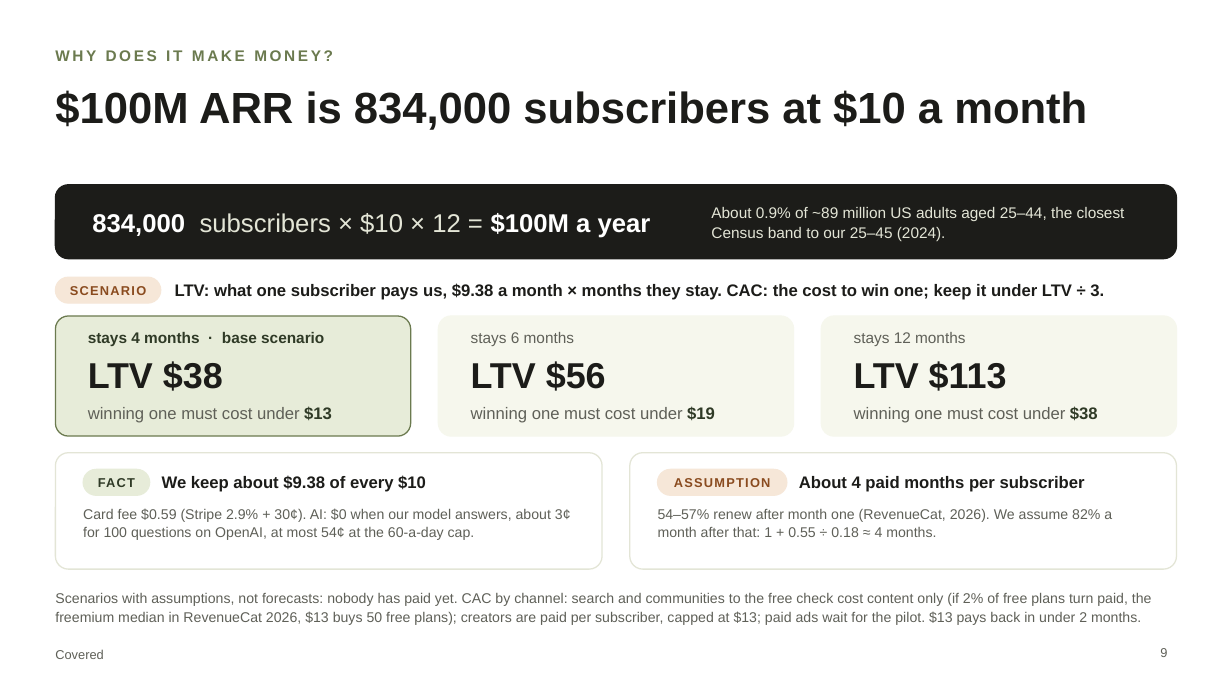
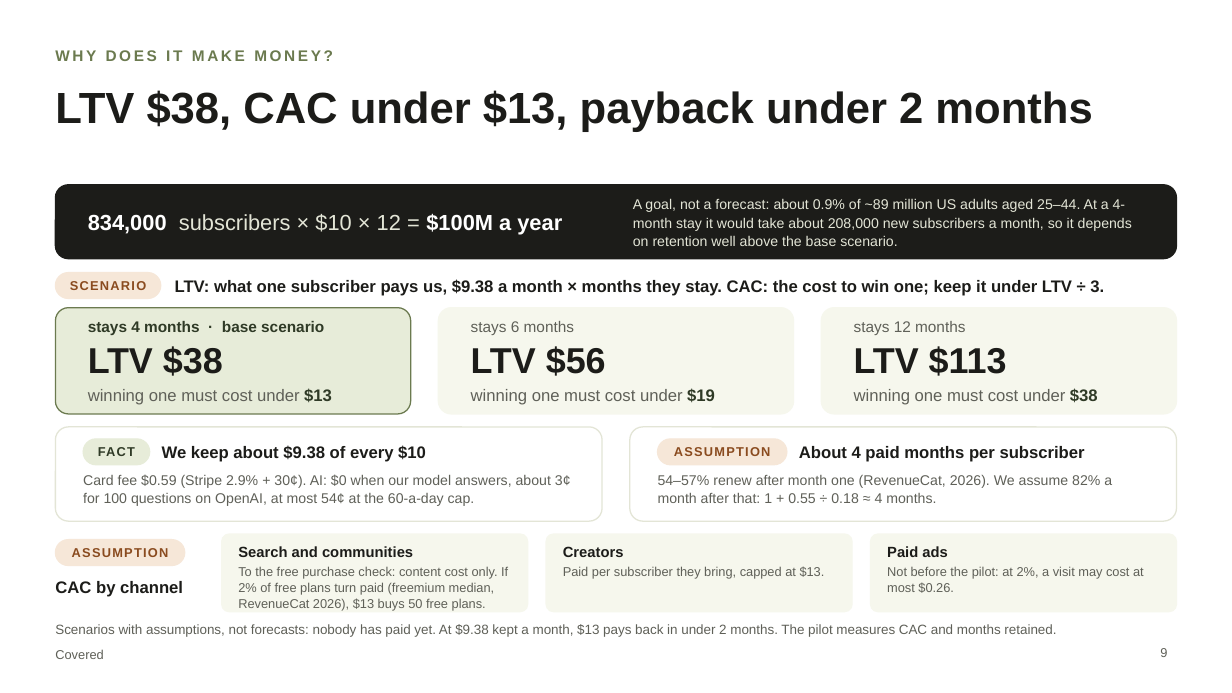
Before and after one commit to chinusoid/FractureTeam, a slide deck: slide 9 of pitch/covered-pitch.pptx. Drawn at 1232x693 pixels with LibreOffice and Linux fonts; fonts in the diff are those of the drawing. Boxes give left, top, right and bottom in pixels: in the first picture for what was removed or moved away, otherwise in the second. Text is boxed around its words. In the diff, an @@ line names an element or a change of style, - is before the commit and + after.

```diff
--- a/pitch/covered-pitch.pptx
+++ b/pitch/covered-pitch.pptx
@@ title at bbox=[55, 90, 1092, 132]: text changed @@
-$100M ARR is 834,000 subscribers at $10 a month
+LTV $38, CAC under $13, payback under 2 months
@@ text "834,000 subscribers × $10 × ..." at bbox=[88, 213, 562, 235]: size 20 to 17 pt @@
@@ text at bbox=[633, 198, 1132, 246]: text changed; size 12 to 11 pt @@
-About 0.9% of ~89 million US adults aged 25–44, the closest Census band to our 25–45 (2024).
+A goal, not a forecast: about 0.9% of ~89 million US adults aged 25–44. At a 4-month stay it would take about 208,000 new subscribers a month, so it depends on retention well above the base scenario.
@@ 2 texts, 1 rounded rectangle: place and size @@
-2 texts, 1 rounded rectangle at bbox=[55, 277, 1104, 303]
+2 texts, 1 rounded rectangle at bbox=[55, 273, 1104, 299]
@@ rounded rectangle: place and size @@
-rounded rectangle at bbox=[55, 316, 410, 436]
+rounded rectangle at bbox=[55, 308, 410, 414]
@@ rounded rectangle: place and size @@
-rounded rectangle at bbox=[438, 316, 793, 436]
+rounded rectangle at bbox=[438, 308, 793, 414]
@@ rounded rectangle: place and size @@
-rounded rectangle at bbox=[822, 316, 1177, 436]
+rounded rectangle at bbox=[822, 308, 1177, 414]
@@ 3 texts: place and size @@
-3 texts at bbox=[88, 332, 965, 346]
+3 texts at bbox=[88, 321, 965, 335]
@@ 6 texts: place and size @@
-6 texts at bbox=[88, 361, 1098, 423]
+6 texts at bbox=[88, 346, 1098, 405]
@@ rounded rectangle: place and size @@
-rounded rectangle at bbox=[55, 453, 603, 569]
+rounded rectangle at bbox=[55, 427, 603, 521]
@@ proportions changed in 5 elements at bbox=[55, 308, 410, 414], bbox=[438, 308, 793, 414], bbox=[822, 308, 1177, 414], bbox=[55, 427, 603, 521], bbox=[630, 427, 1177, 521] @@
@@ rounded rectangle: place and size @@
-rounded rectangle at bbox=[630, 453, 1177, 569]
+rounded rectangle at bbox=[630, 427, 1177, 521]
@@ 4 texts, 2 rounded rectangles: place and size @@
-4 texts, 2 rounded rectangles at bbox=[83, 470, 1085, 495]
+4 texts, 2 rounded rectangles at bbox=[83, 439, 1085, 465]
@@ text "Card fee $0.59 (Stripe 2.9% ...": place and size @@
-text "Card fee $0.59 (Stripe 2.9% ..." at bbox=[83, 508, 571, 540]
+text "Card fee $0.59 (Stripe 2.9% ..." at bbox=[83, 474, 571, 506]
@@ text "54–57% renew after month one ...": place and size @@
-text "54–57% renew after month one ..." at bbox=[658, 509, 1112, 537]
+text "54–57% renew after month one ..." at bbox=[658, 475, 1112, 503]
@@ rounded rectangle added at bbox=[222, 534, 528, 612], fill #F6F7ED, outline #F6F7ED 1 pt @@
@@ rounded rectangle added at bbox=[546, 534, 852, 612], fill #F6F7ED, outline #F6F7ED 1 pt @@
@@ rounded rectangle added at bbox=[871, 534, 1177, 612], fill #F6F7ED, outline #F6F7ED 1 pt @@
@@ rounded rectangle added at bbox=[55, 540, 185, 566], fill #F6E7D8, outline #F6E7D8 1 pt @@
@@ text added at bbox=[72, 548, 169, 557], 10 pt, text #8A4B1F, bold @@
+ASSUMPTION
@@ text added at bbox=[238, 546, 413, 557], 11.5 pt, text #1C1C19, bold @@
+Search and communities
@@ text added at bbox=[238, 566, 508, 611], 10 pt, text #5F6058 @@
+To the free purchase check: content cost only. If 2% of free plans turn paid (freemium median, RevenueCat 2026), $13 buys 50 free plans.
@@ text added at bbox=[563, 546, 624, 557], 11.5 pt, text #1C1C19, bold @@
+Creators
@@ text added at bbox=[563, 566, 825, 579], 10 pt, text #5F6058 @@
+Paid per subscriber they bring, capped at $13.
@@ text added at bbox=[887, 546, 947, 557], 11.5 pt, text #1C1C19, bold @@
+Paid ads
@@ text added at bbox=[887, 566, 1144, 593], 10 pt, text #5F6058 @@
+Not before the pilot: at 2%, a visit may cost at most $0.26.
@@ text added at bbox=[55, 581, 183, 597], 13 pt, text #1C1C19, bold @@
+CAC by channel
@@ text at bbox=[55, 624, 1056, 637]: text changed; size 11 to 10.5 pt @@
-Scenarios with assumptions, not forecasts: nobody has paid yet. CAC by channel: search and communities to the free check cost content only (if 2% of free plans turn paid, the freemium median in RevenueCat 2026, $13 buys 50 free plans); creators are paid per subscriber, capped at $13; paid ads wait for the pilot. $13 pays back in under 2 months.
+Scenarios with assumptions, not forecasts: nobody has paid yet. At $9.38 kept a month, $13 pays back in under 2 months. The pilot measures CAC and months retained.
@@ text "Scenarios with assumptions, not forecasts: ..." at bbox=[55, 624, 1056, 637]: vertical alignment top to middle @@
```
Also in this commit, not shown: 6 other slides changed, 1 slide added, 1 slide removed, 4 other files.
